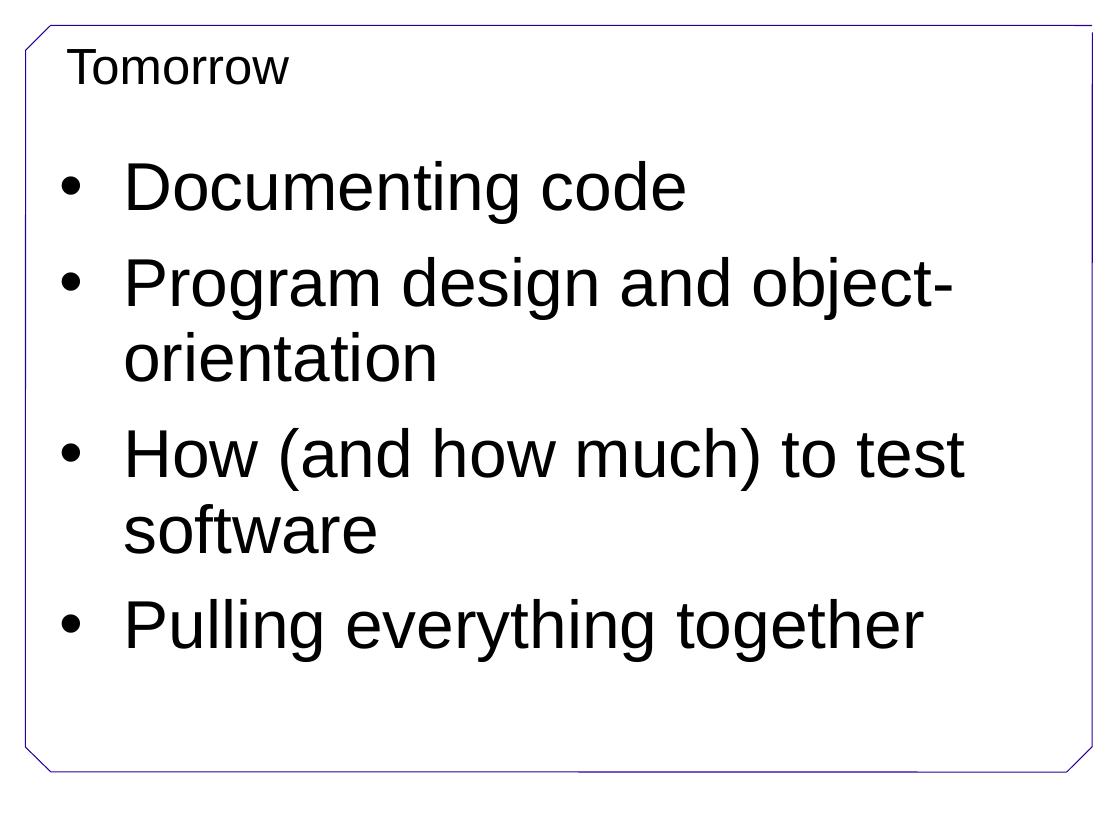
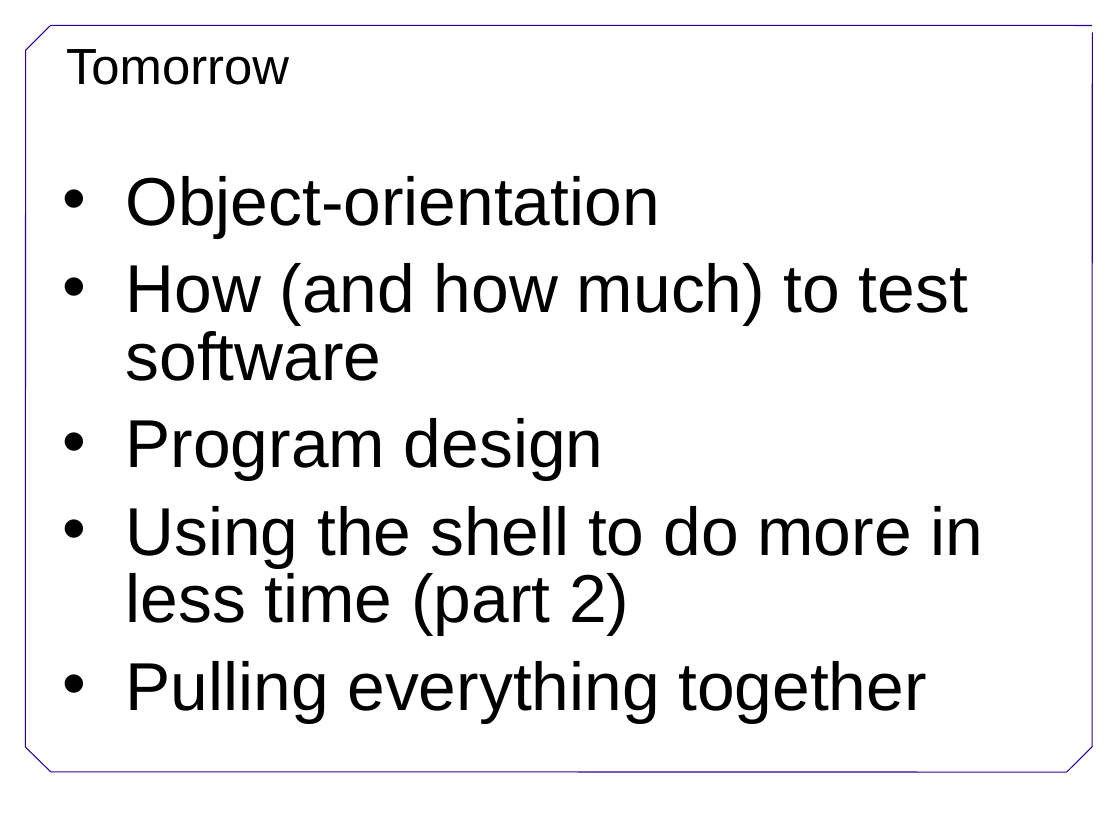
Before and after one commit to swcarpentry/DEPRECATED-boot-camps, a slide deck: slide 3 of Welcome.ppt. Drawn at 1120x840 pixels with LibreOffice and Linux fonts; fonts in the diff are those of the drawing; background and template pictures are left out. Boxes give left, top, right and bottom in pixels: in the first picture for what was removed or moved away, otherwise in the second. Text is boxed around its words. In the diff, an @@ line names an element or a change of style, - is before the commit and + after.

```diff
--- a/Welcome.ppt
+++ b/Welcome.ppt
@@ text "Object-orientation": place and size @@
-text "Object-orientation" at (123,161,966,662)
+text "Object-orientation" at (126,176,983,723)
@@ text at (126,176,660,238): text changed @@
-• Documenting code
-• Program design and object-orientation
+• Object-orientation
@@ text at (126,263,968,723): line spacing 0.93 to 0.83 @@
@@ text at (126,418,983,636): paragraphs added @@
+• Program design
+• Using the shell to do more in less time (part 2)
```
Also in this commit, not shown: 4 other slides changed, 1 slide added, 1 slide removed.
